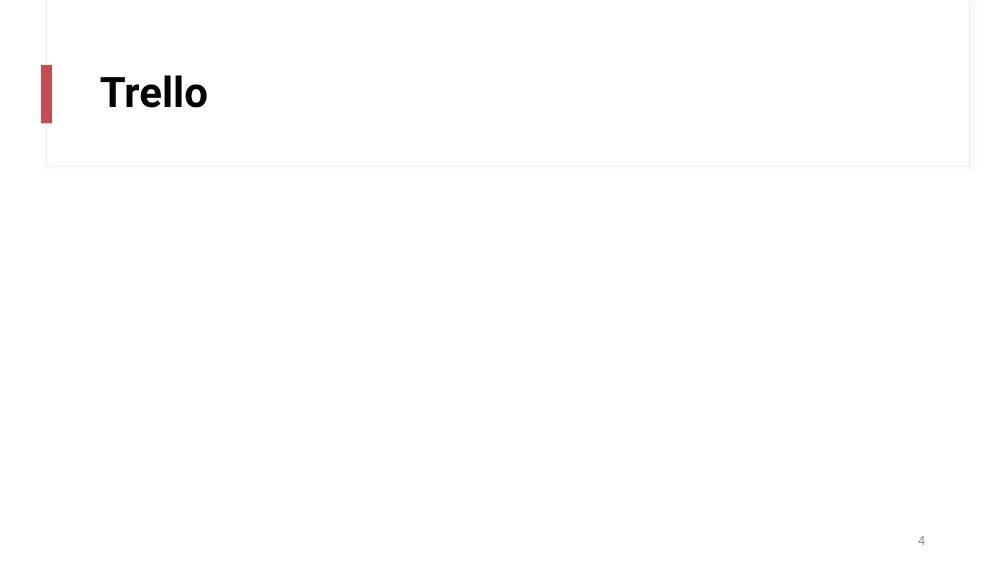
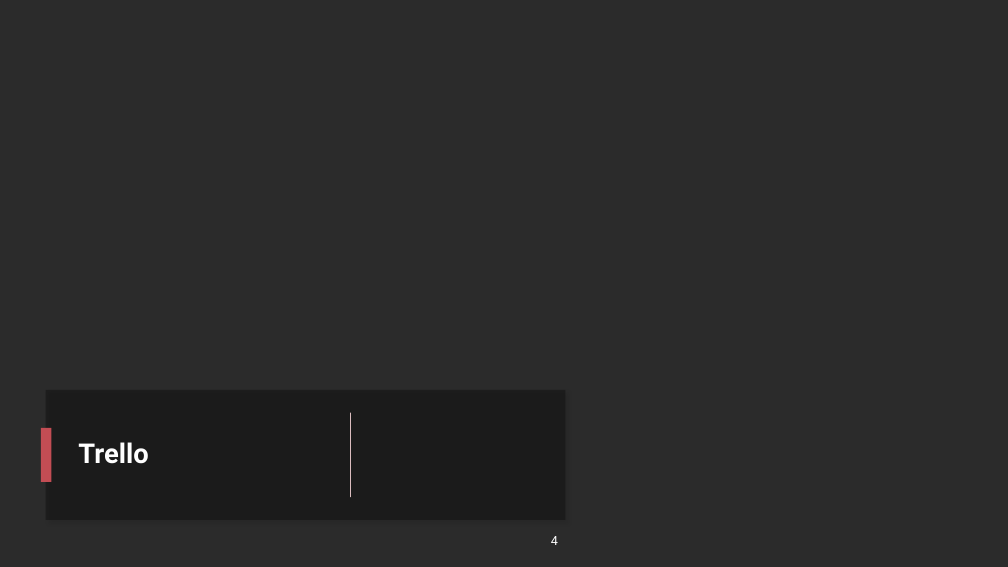
Before and after one commit to martipages/ES23UAB431-02, a slide deck: slide 4 of documents/Sprint3/Sprint_Review3_431-2.pptx. Drawn at 1008x567 pixels with LibreOffice and Linux fonts; fonts in the diff are those of the drawing; background and template pictures are left out; a plain dark background stands for a picture behind light text. Boxes give left, top, right and bottom in pixels: in the first picture for what was removed or moved away, otherwise in the second. Text is boxed around its words. In the diff, an @@ line names an element or a change of style, - is before the commit and + after.

```diff
--- a/documents/Sprint3/Sprint_Review3_431-2.pptx
+++ b/documents/Sprint3/Sprint_Review3_431-2.pptx
@@ background #FFFFFF to picture (left out) @@
@@ rectangle added at box(0, 0, 1008, 567), fill #FFFFFF @@
@@ rectangle removed at box(42, 65, 52, 123) @@
@@ rectangle added at box(45, 390, 566, 520), fill #000000 at 30% opacity @@
@@ title "Trello": place and size @@
-title "Trello" at box(100, 75, 208, 108)
+title "Trello" at box(78, 442, 148, 464)
@@ title "Trello" at box(78, 442, 148, 464): size 40 to 26 pt, text colour #000000 to #FFFFFF @@
@@ rectangle added at box(350, 413, 351, 497), fill #DBBDBF @@
@@ rectangle added at box(41, 428, 51, 482), fill #C34D54 @@
@@ page number: place and size @@
-page number at box(918, 536, 925, 545)
+page number at box(551, 536, 558, 545)
@@ page number at box(551, 536, 558, 545): text colour #8C8C8C to #FFFFFF; more space between paragraphs @@
```
Also in this commit, not shown: 4 other slides changed, 16 other files.
